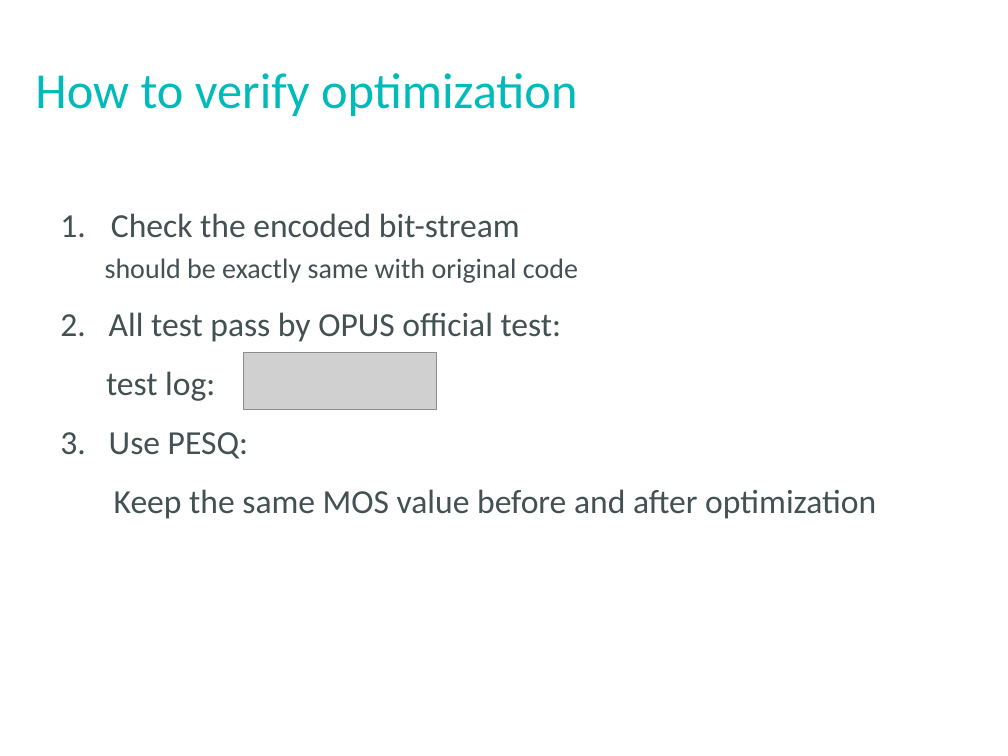
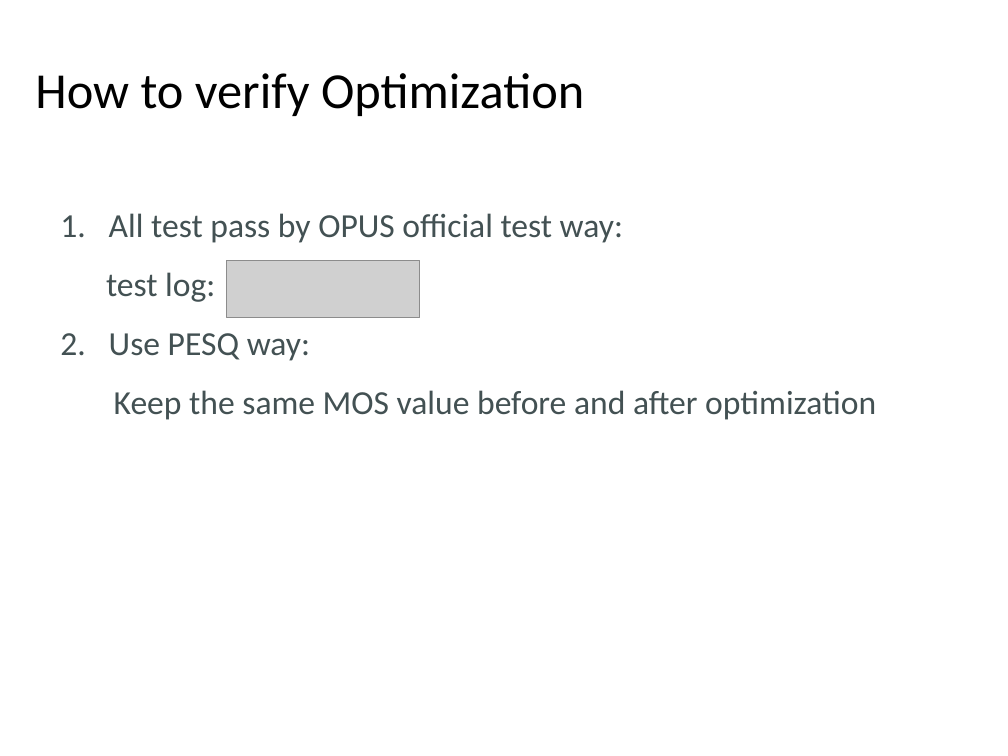
Before and after one commit to cisco/opus, a slide deck: slide 9 of cisco-opus-optimization.pptx. Drawn at 1008x756 pixels with LibreOffice and Linux fonts; fonts in the diff are those of the drawing; grey boxes stand for pictures. Boxes give left, top, right and bottom in pixels: in the first picture for what was removed or moved away, otherwise in the second. Text is boxed around its words. In the diff, an @@ line names an element or a change of style, - is before the commit and + after.

Commit message:
update x86 optimization doc

```diff
--- a/cisco-opus-optimization.pptx
+++ b/cisco-opus-optimization.pptx
@@ title at (35, 73, 584, 116): text changed; text colour gradient #000000 to #01BBBB to #8064A2 to #000000 @@
-How to verify optimization
+How to verify Optimization
@@ text at (60, 213, 623, 243): text changed @@
-1. Check the encoded bit-stream
-  should be exactly same with original code
-2. All test pass by OPUS official test:
+1. All test pass by OPUS official test way:
@@ picture added at (227, 260, 420, 318) @@
@@ text at (60, 333, 310, 361): text changed @@
-3. Use PESQ:
+2. Use PESQ way:
@@ picture removed at (244, 353, 437, 410) @@
```
Also in this commit, not shown: 7 other slides changed, 2 slides added, 1 slide removed.
